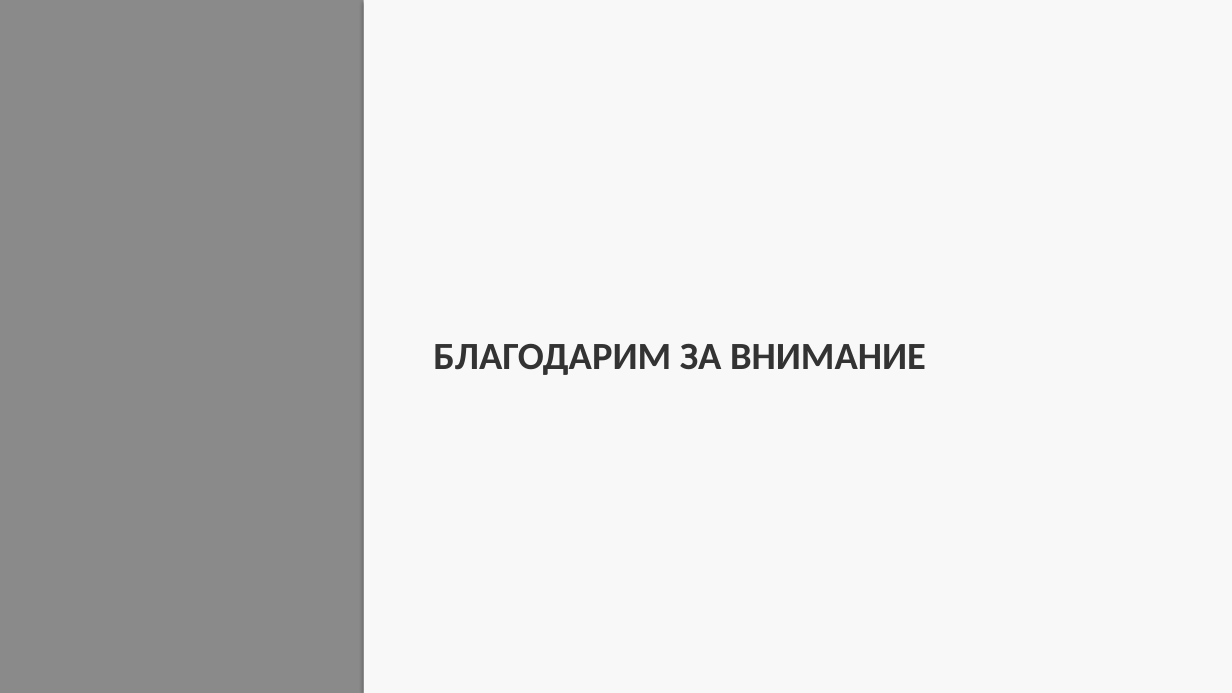
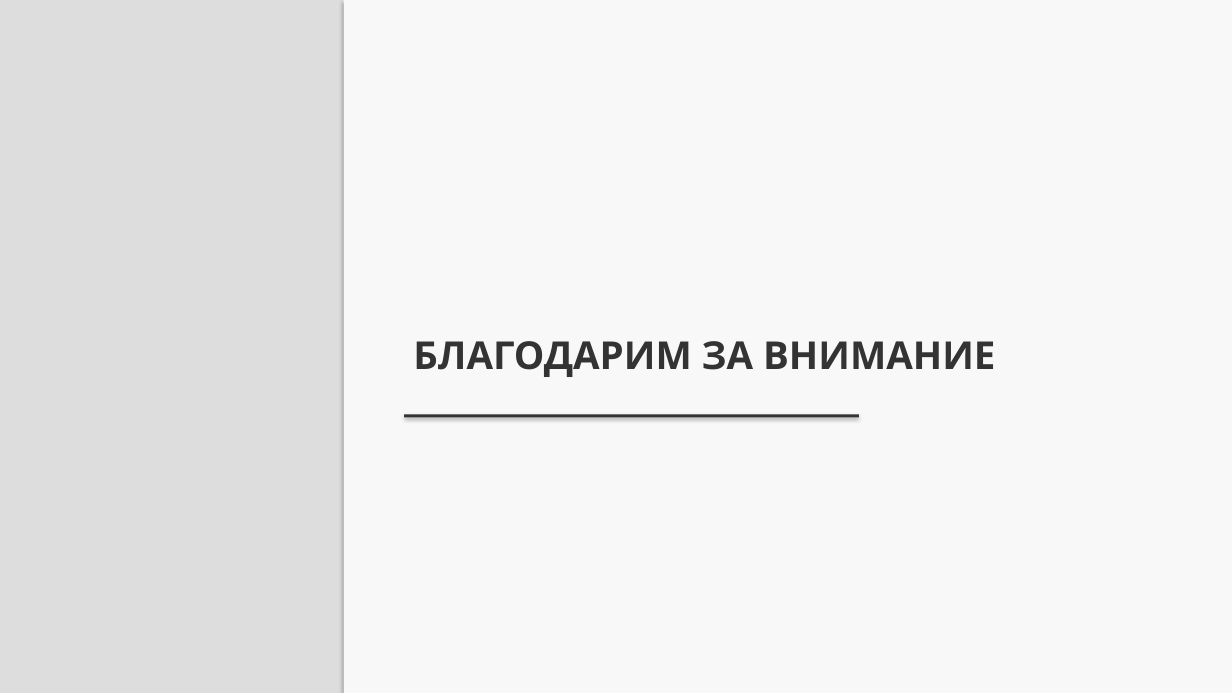
Before and after one commit to lysakalenushka-hash/-, a slide deck: slide 10 of presentations/out/Кровотечение_Обзорный_осмотр_пострадавшего.pptx (slide 12 before the commit). Drawn at 1232x693 pixels with LibreOffice and Linux fonts; fonts in the diff are those of the drawing. Boxes give left, top, right and bottom in pixels: in the first picture for what was removed or moved away, otherwise in the second. Text is boxed around its words. In the diff, an @@ line names an element or a change of style, - is before the commit and + after.

```diff
--- a/presentations/out/Кровотечение_Обзорный_осмотр_пострадавшего.pptx
+++ b/presentations/out/Кровотечение_Обзорный_осмотр_пострадавшего.pptx
@@ rectangle: place and size @@
-rectangle at box(0, 0, 364, 693)
+rectangle at box(0, 0, 344, 693)
@@ rectangle at box(0, 0, 344, 693): fill #8A8A8A to #DDDDDD @@
@@ rectangle: place and size @@
-rectangle at box(364, 0, 1232, 693)
+rectangle at box(344, 0, 1232, 693)
@@ text "БЛАГОДАРИМ ЗА ВНИМАНИЕ": place and size @@
-text "БЛАГОДАРИМ ЗА ВНИМАНИЕ" at box(433, 344, 926, 375)
+text "БЛАГОДАРИМ ЗА ВНИМАНИЕ" at box(413, 341, 995, 377)
@@ text "БЛАГОДАРИМ ЗА ВНИМАНИЕ" at box(413, 341, 995, 377): font Calibri to Open Sans @@
@@ rectangle added at box(404, 414, 859, 417), fill #333333 @@
```
Also in this commit, not shown: 6 other slides changed, 3 slides added, 5 slides removed, 9 other files.
